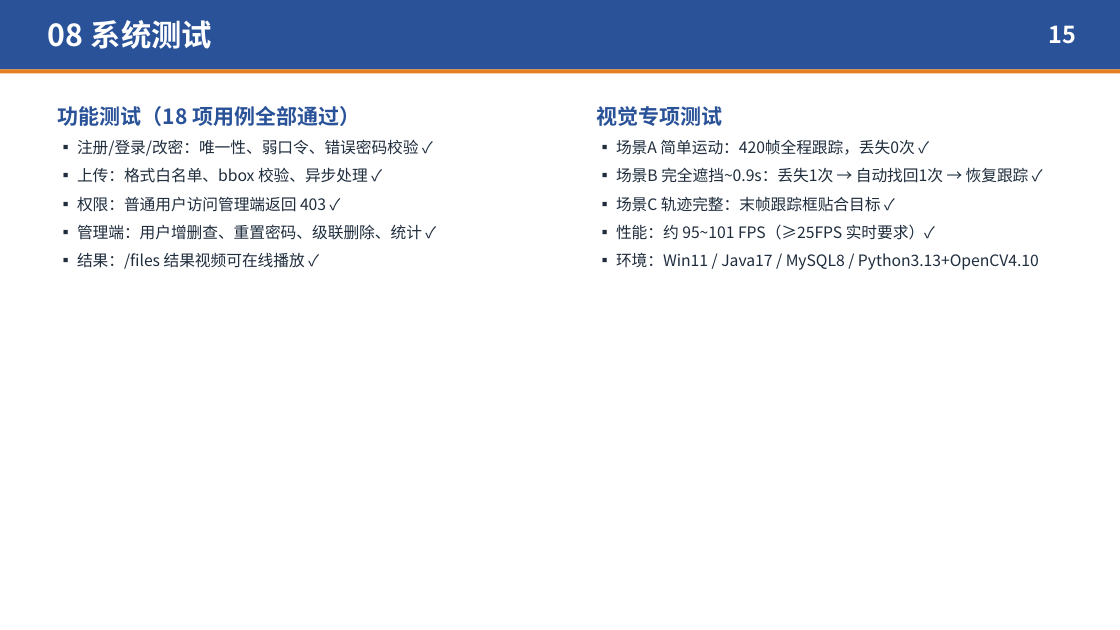
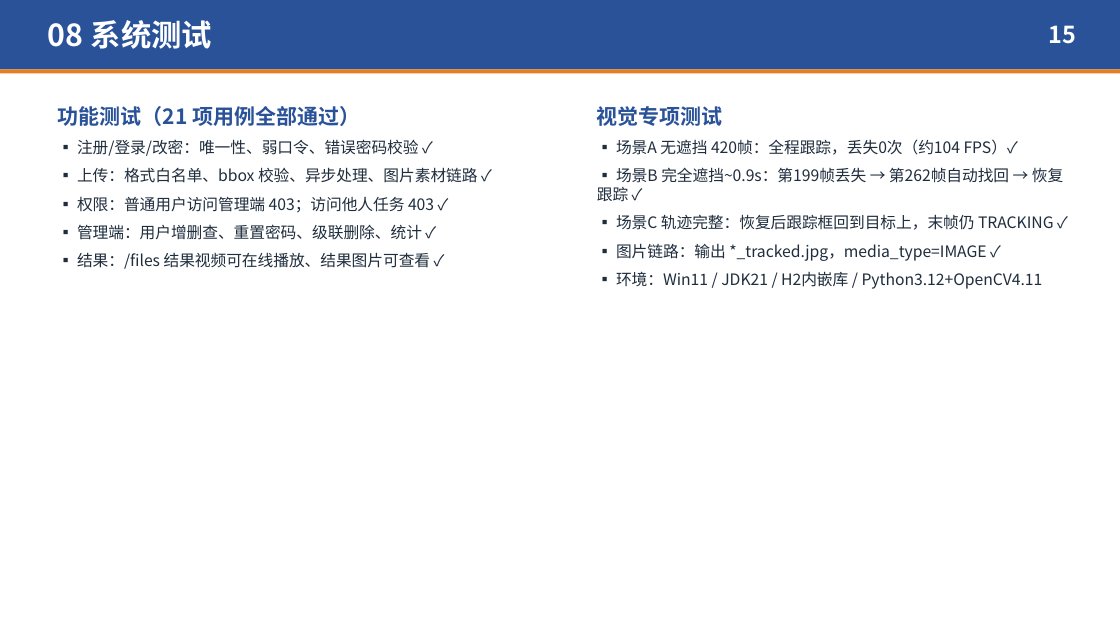
Before and after one commit to Aiden-crazy/object-tracking, a slide deck: slide 15 of 03-答辩PPT/综合实践III答辩PPT-单目标跟踪系统.pptx. Drawn at 1120x630 pixels with LibreOffice and Linux fonts; fonts in the diff are those of the drawing. Boxes give left, top, right and bottom in pixels: in the first picture for what was removed or moved away, otherwise in the second. Text is boxed around its words. In the diff, an @@ line names an element or a change of style, - is before the commit and + after.

Commit message:
fix: 对照任务书与报告做合规核查，修复越权/防抖失效等缺陷并支持图片素材
依据《综合实践III任务书》与课程设计报告逐项核对，修正文档与代码不一致处：

视觉模块（vision）
- 修复丢失确认防抖失效：直方图校验只在每5帧执行，中间帧会把连续计数清零，
  导致 LOST_CONFIRM(3) 形同虚设；改为仅在校验帧更新计数并新增越界连续帧计数 OOB_CONFIRM。
  同一测试视频：搜索帧 74 -> 64，正常跟踪帧 346 -> 356，仍能第199帧丢失、第262帧找回。
- 新增图片素材链路 process_image()：任务书要求"提交图片或者视频"，此前上传图片会当作
  视频处理而失败；现输出标注目标框的结果图，统计口径与视频一致。
- 新增 imread_unicode()（cv2.imread 同样不支持中文路径）；extract_first_frame 兼容图片。
- 文档字符串去掉未实现的 ORB 描述，改为实际的多尺度灰度模板匹配；GUI 实时 FPS 此前恒为 0。

后端（server）
- 修复越权访问：/api/task/{id} 与 /api/task/{id}/start 未校验任务归属，
  任意登录用户可读取/启动他人任务，现补充归属校验并返回 403。
- 支持图片任务结果落盘为 *_tracked.jpg；media_type 判定改为扩展名优先。
- 视觉服务接口文档与 prepare 调用补充完整。

前端（网页检测端 + 小程序）
- 支持图片素材：选图后直接进入框选步骤，结果按类型用 video/img 展示。
- 小程序支持视频或图片，页面文案同步。

工具与文档
- 修复 build_jar_nomaven.ps1 只更新 class、不刷新 src/main/resources 的缺陷
  （改了前端页面/配置后打出的 jar 仍是旧内容），并补回 UTF-8 BOM。
- 新增 tools/regression_test.py：50 项端到端回归断言，退出码可直接用于自检。
- 修正 web_screens/test_* 脚本里写死的桌面路径，改为仓库内相对定位。
- 报告 docx 与答辩 PPT 同步修正过时描述（ORB、坐标输入、中央框选、环境版本、
  接口清单、启动步骤、展望），并更新实测数据；README 增加任务书对照自检与回归测试说明。

```diff
--- a/03-答辩PPT/综合实践III答辩PPT-单目标跟踪系统.pptx
+++ b/03-答辩PPT/综合实践III答辩PPT-单目标跟踪系统.pptx
@@ text at box(58, 106, 360, 126): text changed @@
-功能测试（18 项用例全部通过）
+功能测试（21 项用例全部通过）
@@ text at box(597, 139, 1063, 289): text changed @@
-▪ 场景A 简单运动：420帧全程跟踪，丢失0次 ✓
-▪ 场景B 完全遮挡~0.9s：丢失1次 → 自动找回1次 → 恢复跟踪 ✓
-▪ 场景C 轨迹完整：末帧跟踪框贴合目标 ✓
-▪ 性能：约 95~101 FPS（≥25FPS 实时要求）✓
-▪ 环境：Win11 / Java17 / MySQL8 / Python3.13+OpenCV4.10
+▪ 场景A 无遮挡 420帧：全程跟踪，丢失0次（约104 FPS）✓
+▪ 场景B 完全遮挡~0.9s：第199帧丢失 → 第262帧自动找回 → 恢复跟踪 ✓
+▪ 场景C 轨迹完整：恢复后跟踪框回到目标上，末帧仍 TRACKING ✓
+▪ 图片链路：输出 *_tracked.jpg，media_type=IMAGE ✓
+▪ 环境：Win11 / JDK21 / H2内嵌库 / Python3.12+OpenCV4.11
@@ text at box(77, 167, 478, 213): text changed @@
-▪ 上传：格式白名单、bbox 校验、异步处理 ✓
-▪ 权限：普通用户访问管理端返回 403 ✓
+▪ 上传：格式白名单、bbox 校验、异步处理、图片素材链路 ✓
+▪ 权限：普通用户访问管理端 403；访问他人任务 403 ✓
@@ text at box(77, 252, 431, 269): text changed @@
-▪ 结果：/files 结果视频可在线播放 ✓
+▪ 结果：/files 结果视频可在线播放、结果图片可查看 ✓
```
Also in this commit, not shown: 10 other slides changed, 37 other files.
